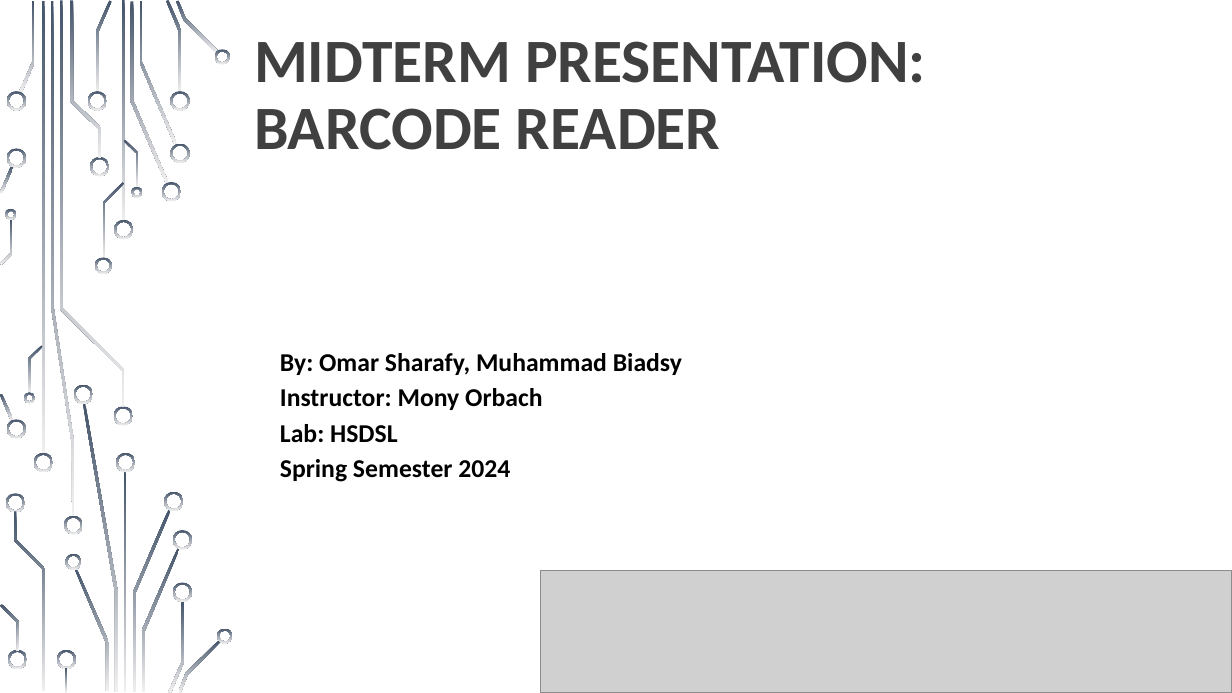
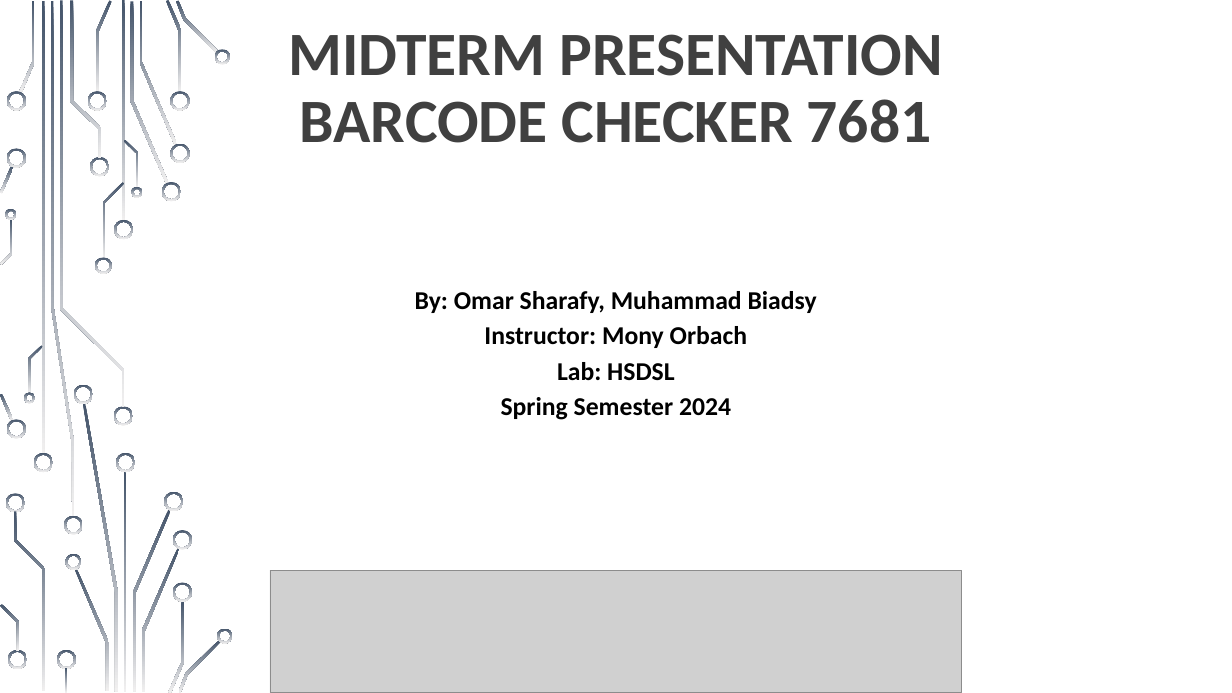
Before and after one commit to muhammad0bi/Technion_044167_E.E._project_A_IOT-Barcode_cheker, a slide deck: slide 1 of Presntations/midterm presentation IOT Barcode checker 7681.pptx. Drawn at 1232x693 pixels with LibreOffice and Linux fonts; fonts in the diff are those of the drawing; grey boxes stand for pictures; background and template pictures are left out. Boxes give left, top, right and bottom in pixels: in the first picture for what was removed or moved away, otherwise in the second. Text is boxed around its words. In the diff, an @@ line names an element or a change of style, - is before the commit and + after.

```diff
--- a/Presntations/midterm presentation IOT Barcode checker 7681.pptx
+++ b/Presntations/midterm presentation IOT Barcode checker 7681.pptx
@@ title at (x1=288, y1=34, x2=943, y2=143): text changed @@
-MIDTERM PRESENTATION:
-BARCODE READER
+MIDTERM PRESENTATION
+BARCODE CHECKER 7681
@@ text "By: Omar Sharafy, Muhammad Biadsy" moved from (x1=280, y1=353, x2=682, y2=482) to (x1=415, y1=291, x2=817, y2=420) @@
@@ text "By: Omar Sharafy, Muhammad Biadsy" at (x1=415, y1=291, x2=817, y2=420): alignment left to centre @@
@@ picture moved from (x1=541, y1=570, x2=1232, y2=693) to (x1=270, y1=570, x2=962, y2=693) @@
```
Also in this commit, not shown: 6 other slides changed, 1 slide added, 4 slides removed.
